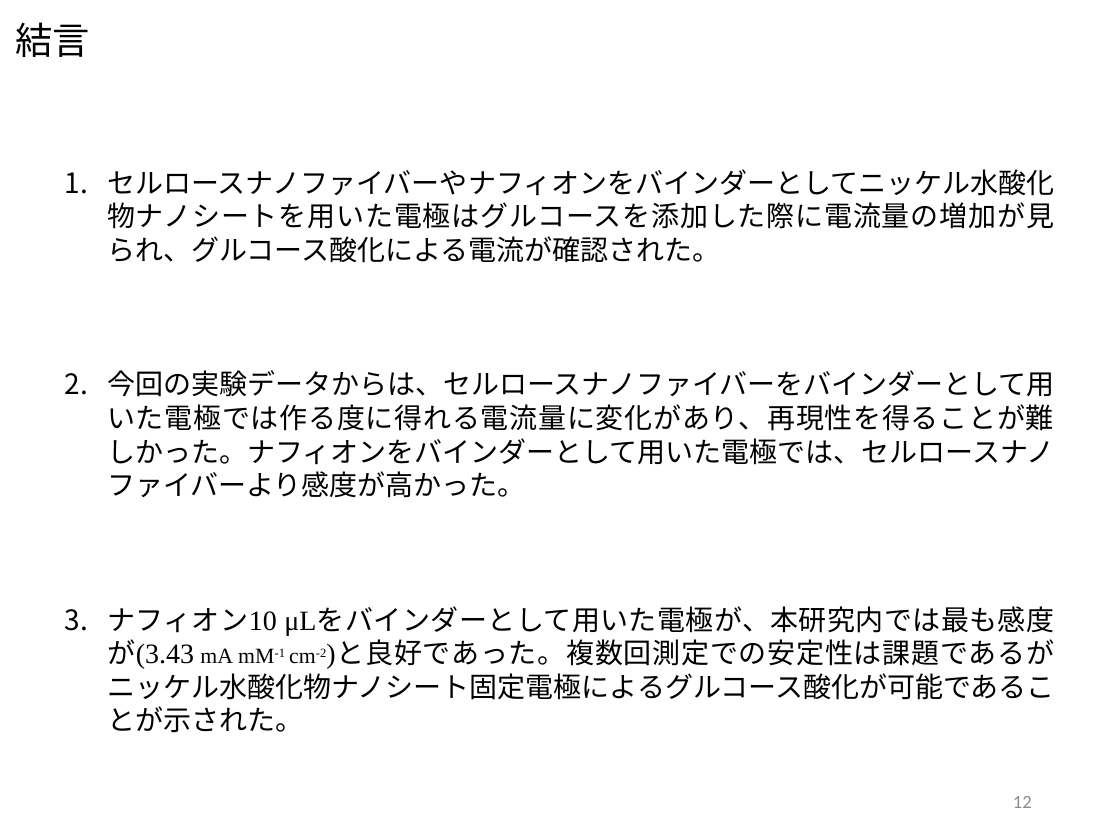
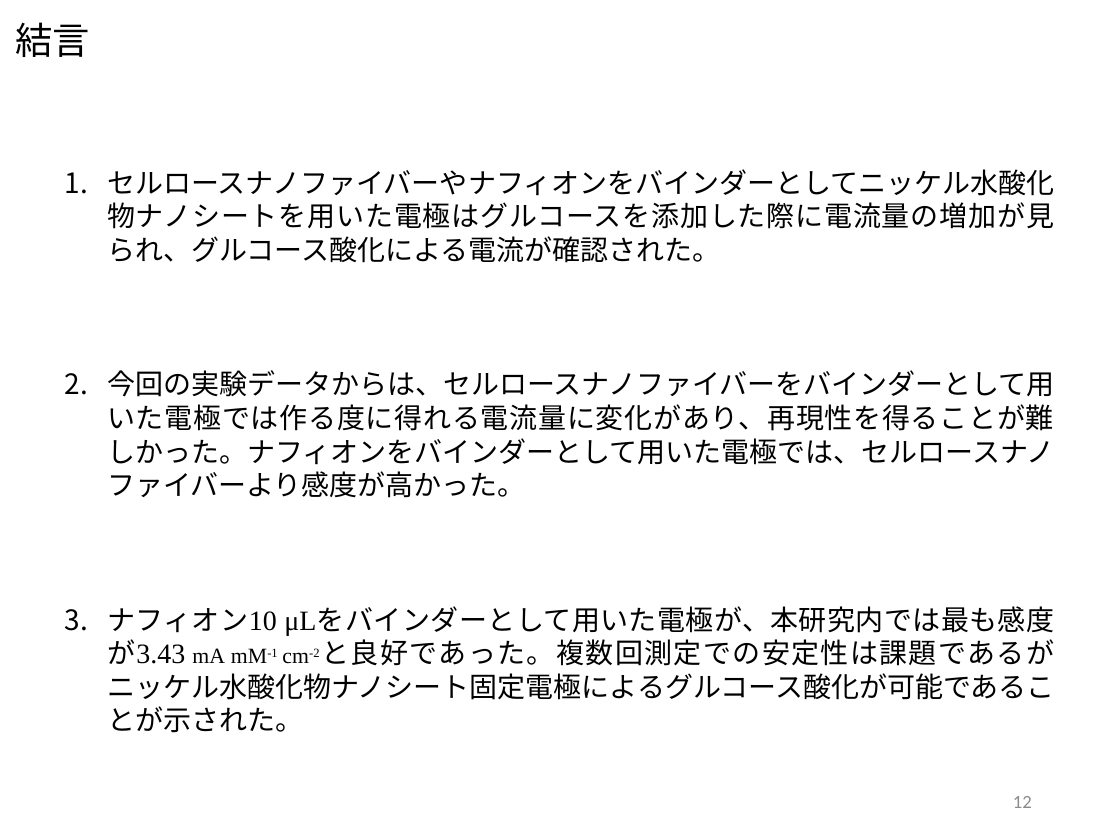
Before and after one commit to akidon0000/graduation-thesis, a slide deck: slide 12 of 発表スライド/230217_スライド02.pptx. Drawn at 1120x840 pixels with LibreOffice and Linux fonts; fonts in the diff are those of the drawing. Boxes give left, top, right and bottom in pixels: in the first picture for what was removed or moved away, otherwise in the second. Text is boxed around its words. In the diff, an @@ line names an element or a change of style, - is before the commit and + after.

```diff
--- a/発表スライド/230217_スライド02.pptx
+++ b/発表スライド/230217_スライド02.pptx
@@ text at (x1=107, y1=608, x2=1055, y2=733): text changed @@
-3. ナフィオン10 μLをバインダーとして用いた電極が、本研究内では最も感度が(3.43 mA mM-1 cm-2)と良好であった。複数回測定での安定性は課題であるがニッケル水酸化物ナノシート固定電極によるグルコース酸化が可能であることが示された。
+3. ナフィオン10 μLをバインダーとして用いた電極が、本研究内では最も感度が3.43 mA mM-1 cm-2と良好であった。複数回測定での安定性は課題であるがニッケル水酸化物ナノシート固定電極によるグルコース酸化が可能であることが示された。
```
Also in this commit, not shown: 5 other slides changed, 2 other files.
